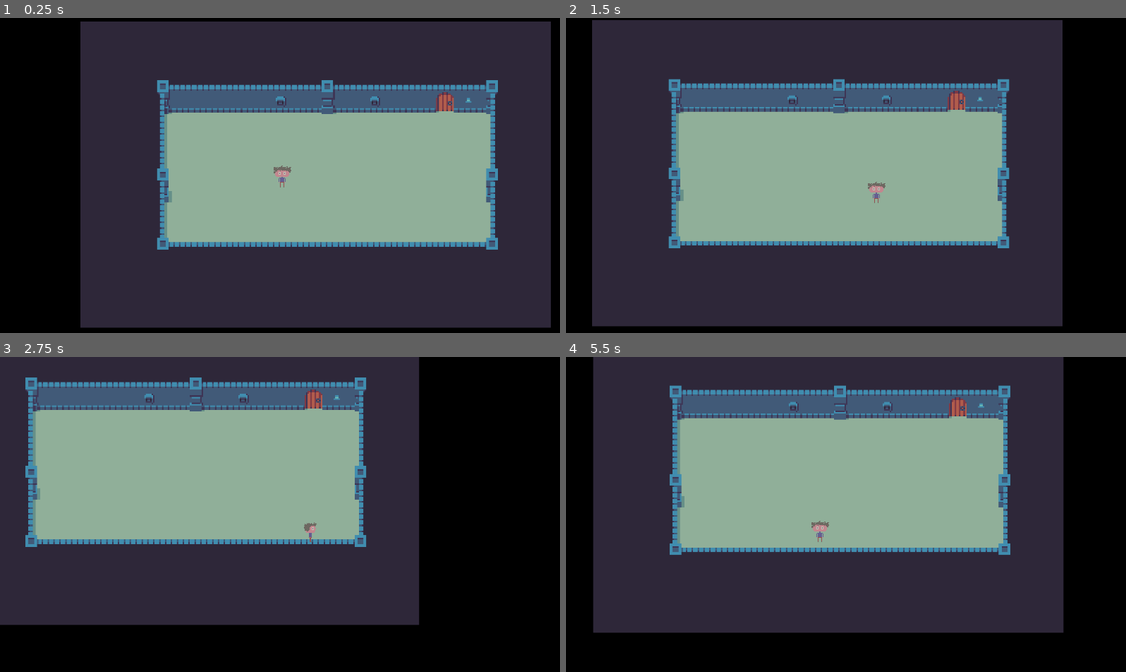
Above: before the commit, frames 1-4 (two rows, left to right).
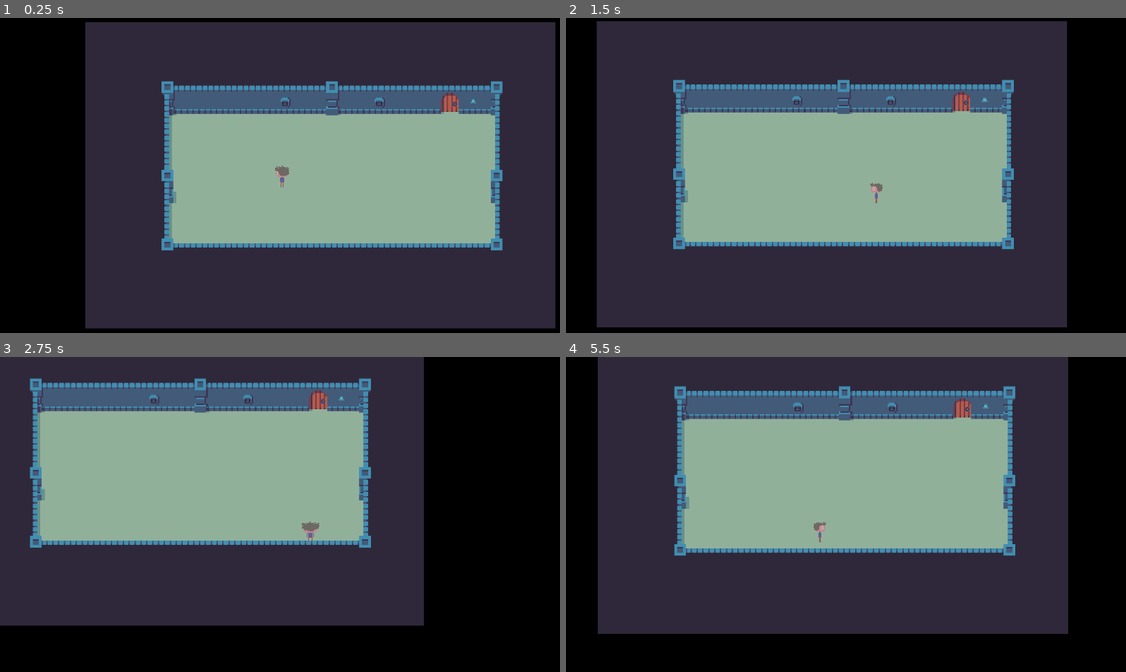
Above: after the commit, the same moments.

Repository: FrankJRix/minorman-game
Game: Godot game, scene res://levels/TemplateLevel.tscn
Two runs of this game, one before a commit and one after it. Both use one fixed random seed, a clock stepped at 60 frames per second and the inputs below.
Inputs (mouse positions are in pixels of both pictures, inside the frame that each line leads up to):
- Up to frame 1 (0.25 s): no input
- Up to frame 2 (1.5 s): move the mouse to (974, 159) at 0.52 s; hold D (move_east) 0.53-1.28 s; hold Shift (sprint) 0.53-1.28 s; move the mouse to (734, 191) at 1.27 s; hold S (move_south) from 1.28 s (still down); tap Shift (sprint) at 1.35 s
- Up to frame 3 (2.75 s): move the mouse to (336, 445) at 2.02 s; release S (move_south) at 2.03 s; hold D (move_east) from 2.03 s (still down); hold Shift (sprint) from 2.03 s (still down)
- Up to frame 4 (5.5 s): move the mouse to (818, 580) at 2.77 s; release D (move_east) at 2.78 s; release Shift (sprint) at 2.78 s; hold W (move_north) 2.78-3.53 s; tap Shift (sprint) at 2.85, 4.35 s; move the mouse to (1019, 564) at 3.52 s; hold Shift (sprint) 3.53-4.28 s; hold A (move_west) 3.53-5.03 s; move the mouse to (678, 467) at 4.27 s; move the mouse to (874, 514) at 5.02 s; hold S (move_south) from 5.03 s (still down); hold Shift (sprint) from 5.03 s (still down)

The runs differ from the first frame. In frame 1, 6.8% of the frame differs, in the area x 14-100%, y 1-99%; in frame 2, 6.8%, in the area x 4-90%, y 0-99%; in frame 3, 5.4%; in frame 4, 6.3%.

Commit message:
Animation revamp: partone.

Diff:
--- a/00_MinorMan/characters/player/Norman.gd
+++ b/00_MinorMan/characters/player/Norman.gd
@@ -2,17 +2,27 @@
 
 const MAX_SPEED = 500
 const SPRINT_MULTIPLIER = 1.5
+const WEST_TRESHOLD = PI * 7/8
+const SW_TRESHOLD = PI * 5/8
+const SOUTH_TRESHOLD = PI * 3/8
+const SE_TRESHOLD = PI * 1/8
+const EAST_TRESHOLD = PI * -1/8
+const NE_TRESHOLD = PI * -3/8
+const NORTH_TRESHOLD = PI * -5/8
+const NW_TRESHOLD = PI * -7/8
 
 var speed = 0
 var velocity = Vector2()
 var direction = Vector2()
 var multi = 1
+var relative_mouse_angle = 0
 
 func _physics_process(delta):
 	move()
 
 func move():
 	get_input()
+	manage_animation()
 
 func get_input():
 	multi = 1
@@ -23,18 +33,37 @@
 
 	if Input.is_action_pressed("move_north"):
 		direction.y -= 1
-		$AnimationPlayer.play("idle_north")
 	if Input.is_action_pressed("move_south"):
 		direction.y += 1
-		$AnimationPlayer.play("idle_south")
 	if Input.is_action_pressed("move_west"):
 		direction.x -= 1
-		$AnimationPlayer.play("idle_west")
 	if Input.is_action_pressed("move_east"):
 		direction.x += 1
-		$AnimationPlayer.play("idle_east")
 
 	direction = direction.normalized()
 
 	velocity = direction * MAX_SPEED * multi
 	move_and_slide(velocity)
+
+func manage_animation():
+	relative_mouse_angle = get_local_mouse_position().angle()
+	print(get_local_mouse_position().angle())
+
+	if relative_mouse_angle >= WEST_TRESHOLD:
+		$AnimationPlayer.play("idle_west")
+	elif relative_mouse_angle >= SW_TRESHOLD:
+		$AnimationPlayer.play("idle_sw")
+	elif relative_mouse_angle >= SOUTH_TRESHOLD:
+		$AnimationPlayer.play("idle_south")
+	elif relative_mouse_angle >= SE_TRESHOLD:
+		$AnimationPlayer.play("idle_se")
+	elif relative_mouse_angle >= EAST_TRESHOLD:
+		$AnimationPlayer.play("idle_east")
+	elif relative_mouse_angle >= NE_TRESHOLD:
+		$AnimationPlayer.play("idle_ne")
+	elif relative_mouse_angle >= NORTH_TRESHOLD:
+		$AnimationPlayer.play("idle_north")
+	elif relative_mouse_angle >= NW_TRESHOLD:
+		$AnimationPlayer.play("idle_nw")
+	else:
+		$AnimationPlayer.play("idle_west")
--- a/00_MinorMan/characters/player/Norman.tscn
+++ b/00_MinorMan/characters/player/Norman.tscn
@@ -1,6 +1,6 @@
-[gd_scene load_steps=8 format=2]
+[gd_scene load_steps=12 format=2]
 
-[ext_resource path="res://placeholder_assets/characters/norman/norman_placeholder3.png" type="Texture" id=1]
+[ext_resource path="res://placeholder_assets/characters/norman/norman_placeholder-sheet.png" type="Texture" id=1]
 [ext_resource path="res://characters/player/Norman.gd" type="Script" id=2]
 
 [sub_resource type="CapsuleShape2D" id=1]
@@ -25,7 +25,57 @@
 }
 
 [sub_resource type="Animation" id=3]
-resource_name = "idle_north"
+resource_name = "idle_ne"
+loop = true
+step = 0.5
+tracks/0/type = "value"
+tracks/0/path = NodePath("Sprite:frame")
+tracks/0/interp = 1
+tracks/0/loop_wrap = true
+tracks/0/imported = false
+tracks/0/enabled = true
+tracks/0/keys = {
+"times": PoolRealArray( 0, 0.5 ),
+"transitions": PoolRealArray( 1, 1 ),
+"update": 1,
+"values": [ 6, 7 ]
+}
+
+[sub_resource type="Animation" id=4]
+loop = true
+step = 0.5
+tracks/0/type = "value"
+tracks/0/path = NodePath("Sprite:frame")
+tracks/0/interp = 1
+tracks/0/loop_wrap = true
+tracks/0/imported = false
+tracks/0/enabled = true
+tracks/0/keys = {
+"times": PoolRealArray( 0, 0.5 ),
+"transitions": PoolRealArray( 1, 1 ),
+"update": 1,
+"values": [ 8, 9 ]
+}
+
+[sub_resource type="Animation" id=5]
+resource_name = "idle_nw"
+loop = true
+step = 0.5
+tracks/0/type = "value"
+tracks/0/path = NodePath("Sprite:frame")
+tracks/0/interp = 1
+tracks/0/loop_wrap = true
+tracks/0/imported = false
+tracks/0/enabled = true
+tracks/0/keys = {
+"times": PoolRealArray( 0, 0.5 ),
+"transitions": PoolRealArray( 1, 1 ),
+"update": 1,
+"values": [ 10, 11 ]
+}
+
+[sub_resource type="Animation" id=6]
+resource_name = "idle_se"
 loop = true
 step = 0.5
 tracks/0/type = "value"
@@ -57,8 +107,8 @@
 "values": [ 0, 1 ]
 }
 
-[sub_resource type="Animation" id=5]
-resource_name = "idle_west"
+[sub_resource type="Animation" id=8]
+resource_name = "idle_sw"
 loop = true
 step = 0.5
 tracks/0/type = "value"
@@ -71,7 +121,23 @@
 "times": PoolRealArray( 0, 0.5 ),
 "transitions": PoolRealArray( 1, 1 ),
 "update": 1,
-"values": [ 6, 7 ]
+"values": [ 14, 15 ]
+}
+
+[sub_resource type="Animation" id=9]
+loop = true
+step = 0.5
+tracks/0/type = "value"
+tracks/0/path = NodePath("Sprite:frame")
+tracks/0/interp = 1
+tracks/0/loop_wrap = true
+tracks/0/imported = false
+tracks/0/enabled = true
+tracks/0/keys = {
+"times": PoolRealArray( 0, 0.5 ),
+"transitions": PoolRealArray( 1, 1 ),
+"update": 1,
+"values": [ 12, 13 ]
 }
 
 [node name="Norman" type="KinematicBody2D"]
@@ -81,8 +147,9 @@
 }
 
 [node name="Sprite" type="Sprite" parent="."]
+scale = Vector2( 5, 5 )
 texture = ExtResource( 1 )
-vframes = 4
+vframes = 8
 hframes = 2
 frame = 4
 
@@ -94,9 +161,13 @@
 [node name="AnimationPlayer" type="AnimationPlayer" parent="."]
 autoplay = "idle_south"
 anims/idle_east = SubResource( 2 )
-anims/idle_north = SubResource( 3 )
-anims/idle_south = SubResource( 4 )
-anims/idle_west = SubResource( 5 )
+anims/idle_ne = SubResource( 3 )
+anims/idle_north = SubResource( 4 )
+anims/idle_nw = SubResource( 5 )
+anims/idle_se = SubResource( 6 )
+anims/idle_south = SubResource( 7 )
+anims/idle_sw = SubResource( 8 )
+anims/idle_west = SubResource( 9 )
 
 [node name="Camera2D" type="Camera2D" parent="."]
 current = true
--- a/00_MinorMan/levels/TemplateLevel.tscn
+++ b/00_MinorMan/levels/TemplateLevel.tscn
@@ -6,7 +6,7 @@
 [node name="TemplateLevel" type="Node2D"]
 
 [node name="Norman" parent="." instance=ExtResource( 2 )]
-position = Vector2( 1531.76, 1855.75 )
+position = Vector2( 1500, 1850 )
 z_index = 1
 
 [node name="Tilemaps" type="Node" parent="."]
--- a/00_MinorMan/project.godot
+++ b/00_MinorMan/project.godot
@@ -81,4 +81,5 @@
 
 quality/2d/use_pixel_snap=true
 environment/default_clear_color=Color( 0, 0, 0, 1 )
+quality/depth/hdr=false
 environment/default_environment="res://default_env.tres"
Not shown: 1 places in 00_MinorMan/characters/player/Norman.tscn that only renumber resources
Binary file added: 00_MinorMan/placeholder_assets/characters/norman/norman_placeholder-sheet.png
Not shown, added: 00_MinorMan/placeholder_assets/characters/norman/norman_placeholder-sheet.png.import
